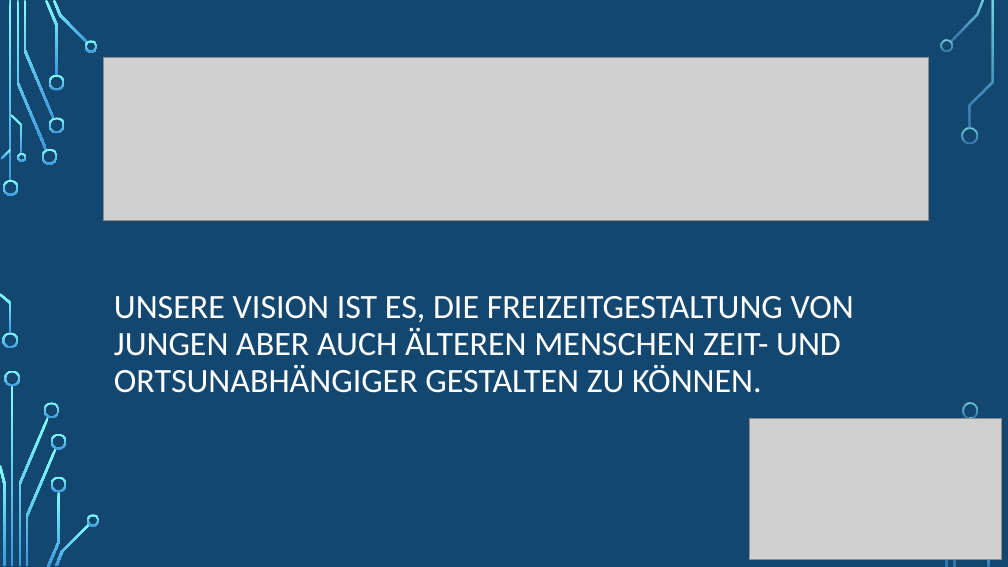
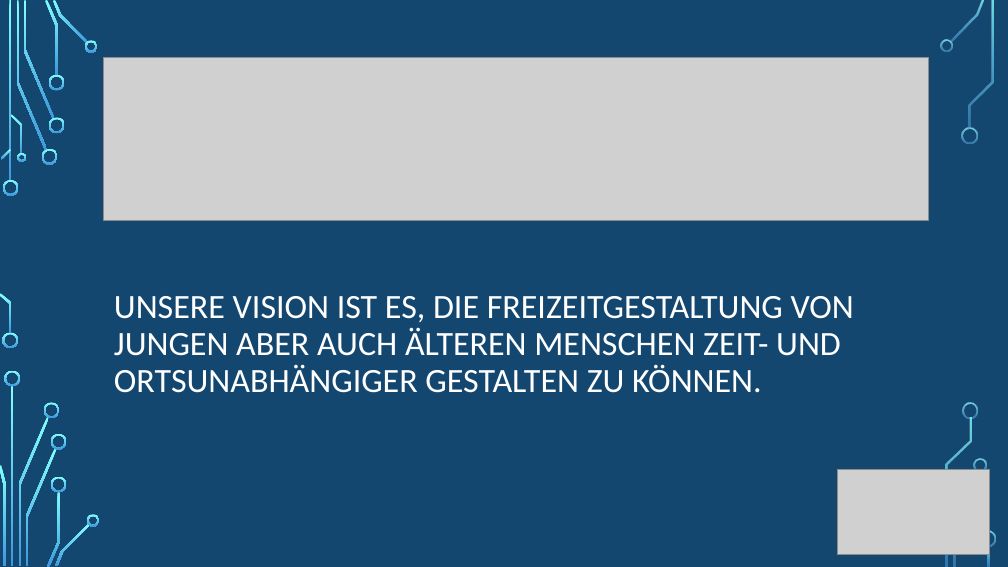
Before and after one commit to kevkre/SE2_Shisha-At-Home, a slide deck: slide 3 of Shisha-AT-Home.pptx. Drawn at 1008x567 pixels with LibreOffice and Linux fonts; fonts in the diff are those of the drawing; grey boxes stand for pictures; background and template pictures are left out. Boxes give left, top, right and bottom in pixels: in the first picture for what was removed or moved away, otherwise in the second. Text is boxed around its words. In the diff, an @@ line names an element or a change of style, - is before the commit and + after.

```diff
--- a/Shisha-AT-Home.pptx
+++ b/Shisha-AT-Home.pptx
@@ picture: place and size @@
-picture at box(750, 418, 1002, 560)
+picture at box(838, 469, 990, 554)
@@ freeform shape added at box(974, 459, 987, 472), fill gradient #82FFFF to #3D97DE @@
@@ freeform shape added at box(980, 531, 996, 547), fill gradient #82FFFF to #3D97DE @@
```
Also in this commit, not shown: 7 other slides changed, 4 slides added, 4 slides removed.
